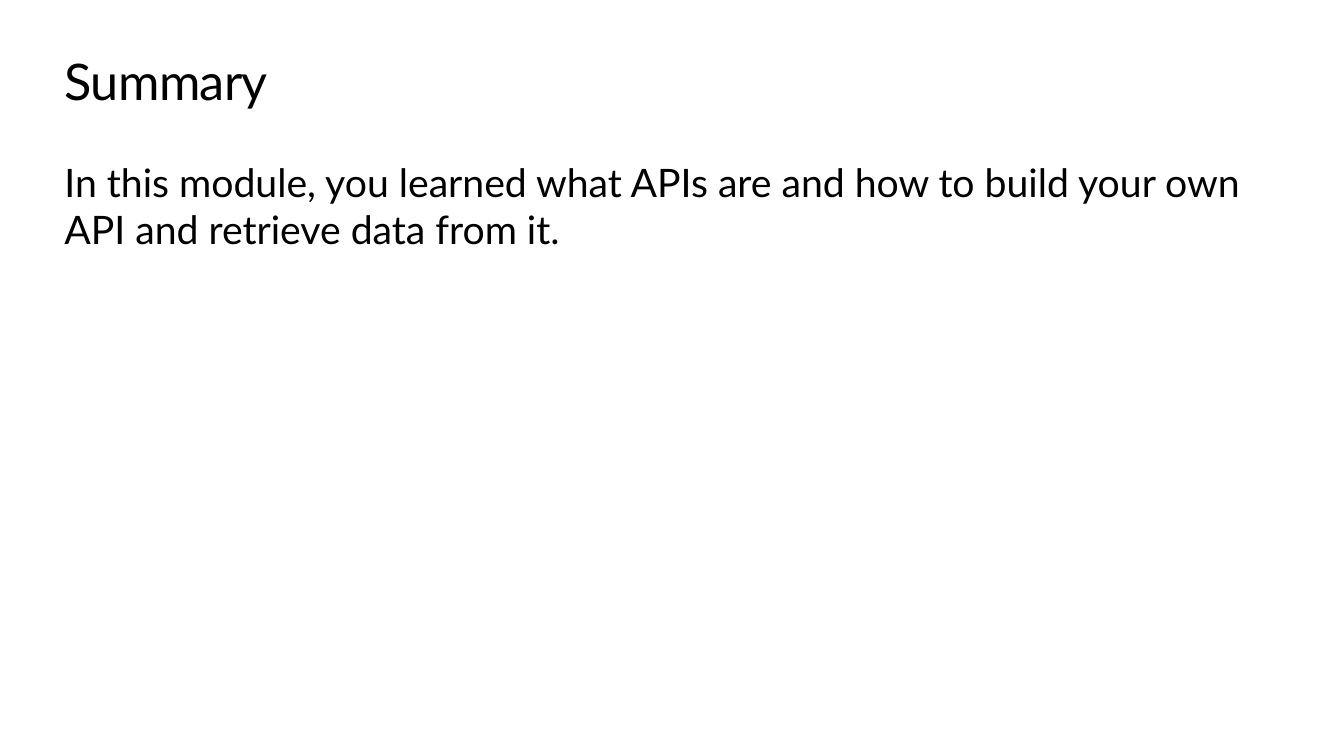
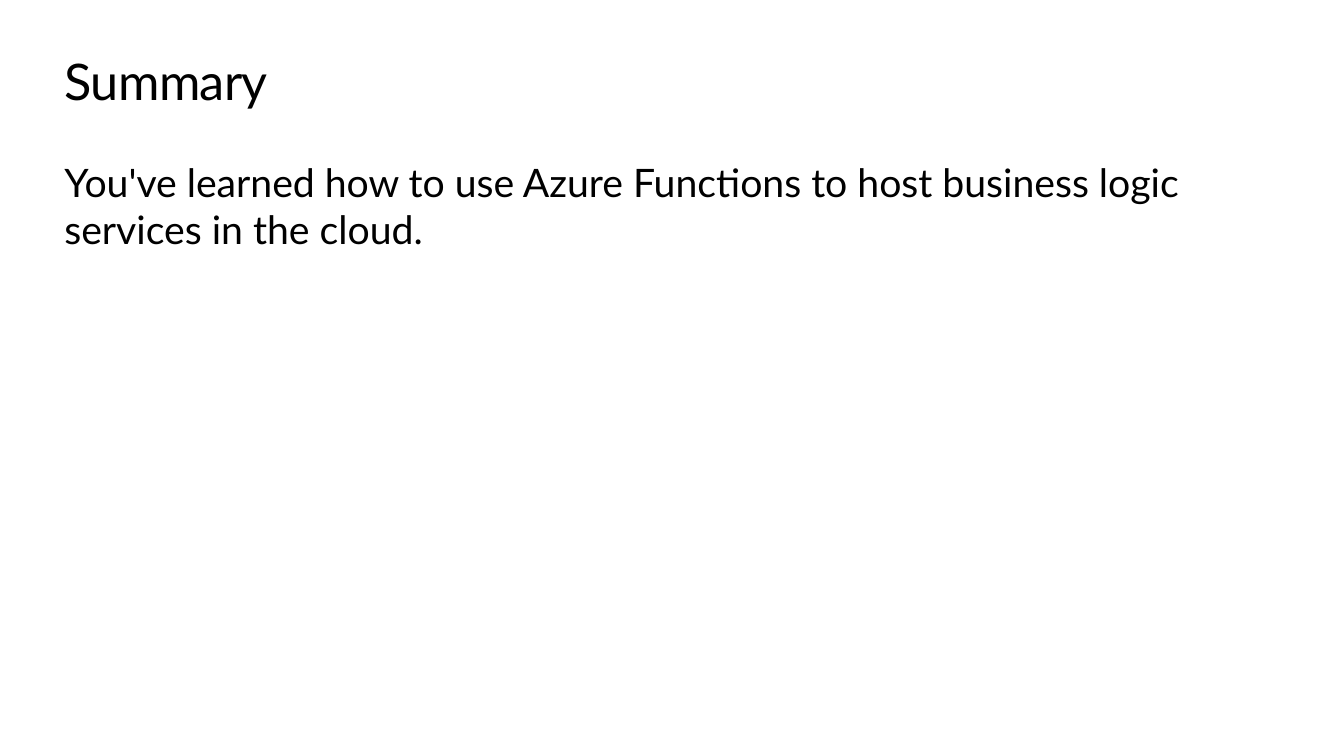
Before and after one commit to microsoft/workshop-library, a slide deck: slide 36 of azure-functions/slides.pptx (slide 54 before the commit). Drawn at 1344x756 pixels with LibreOffice and Linux fonts; fonts in the diff are those of the drawing; background and template pictures are left out. Boxes give left, top, right and bottom in pixels: in the first picture for what was removed or moved away, otherwise in the second. Text is boxed around its words. In the diff, an @@ line names an element or a change of style, - is before the commit and + after.

```diff
--- a/azure-functions/slides.pptx
+++ b/azure-functions/slides.pptx
@@ text at bbox=[64, 168, 1179, 245]: text changed @@
-In this module, you learned what APIs are and how to build your own API and retrieve data from it.
+You've learned how to use Azure Functions to host business logic services in the cloud.
```
Also in this commit, not shown: 5 other slides changed, 34 slides added, 45 slides removed.
